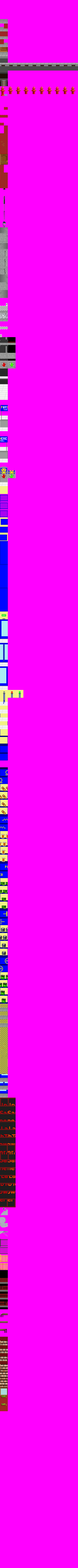
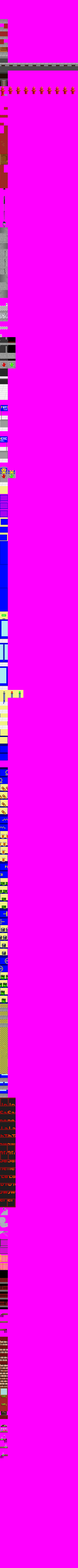
Layered file, before and after one edit (78x1568). Changes by layer:
added layer "Eingefügte Ebene #111" in group "lab" over 0, 1452, 8, 1459
added layer "Eingefügte Ebene #110" in group "lab" over 0, 1444, 8, 1449
added layer "Eingefügte Ebene #109" in group "lab" over 0, 1435, 7, 1443
added layer "Eingefügte Ebene #108" in group "lab" over 0, 1428, 8, 1433
added layer "Eingefügte Ebene #107" in group "lab" over 0, 1424, 8, 1427
added layer "Eingefügte Ebene #106" in group "lab" over 0, 1411, 8, 1420
painted on "Eingefügte Ebene #98" over 0, 1328, 7, 1333
painted on "Eingefügte Ebene #97" over 0, 1321, 8, 1323
painted on "Eingefügte Ebene #96" over 0, 1313, 8, 1318
